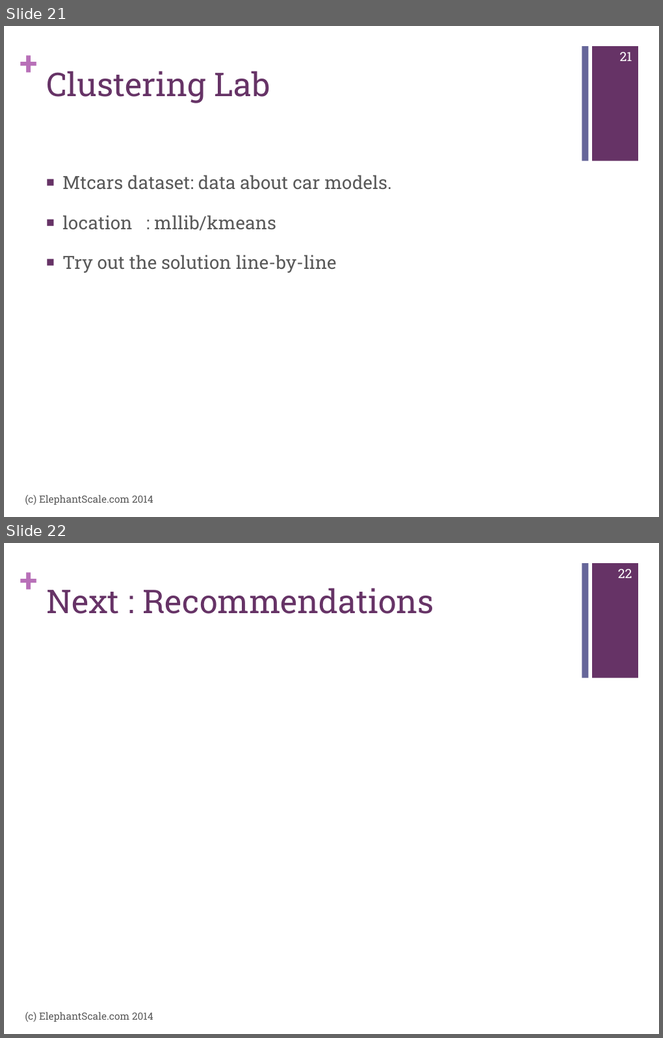
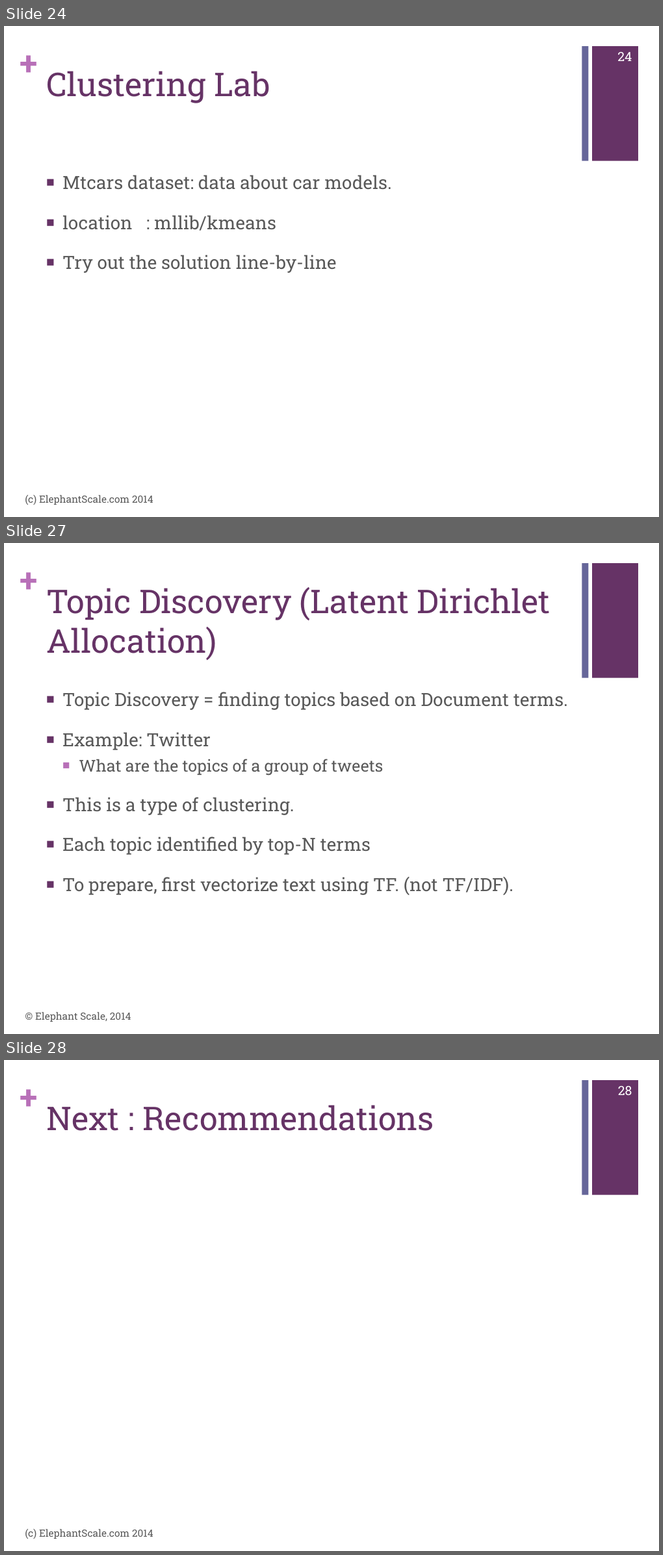
Before and after one commit to mattvinks/spark-labs, a slide deck: slides/MLLib.pptx. Shown one above the other, each under a label of ours: slides 21 and 22 before the commit, slides 24, 27 and 28 after it; the slides between them are not shown. The pictures are 663x1038 and 663x1555 pixels, drawn with LibreOffice and Linux fonts; fonts in the diff are those of the drawing. Boxes give left, top, right and bottom in pixels: in the first picture for what was removed or moved away, otherwise in the second. Text is boxed around its words. In the diff, an @@ line names an element or a change of style, - is before the commit and + after.

```diff
--- a/slides/MLLib.pptx
+++ b/slides/MLLib.pptx
@@ slide 27 added at (4,543,659,1034), background #FFFFFF; not listed: 3 template elements that a slide beside it also shows @@
@@ title added at (46,587,551,660), 36 pt, text #663366 @@
+Topic Discovery (Latent Dirichlet Allocation)
@@ text added at (62,692,568,895), 20 pt, text #595959 @@
+■ Topic Discovery = finding topics based on Document terms.
+■ Example: Twitter
+  ■ What are the topics of a group of tweets
+■ This is a type of clustering.
+■ Each topic identified by top-N terms
+■ To prepare, first vectorize text using TF. (not TF/IDF).
@@ text added at (35,1012,131,1022), 11 pt, text #595959 @@
+© Elephant Scale, 2014
@@ what was slide 21 is now slide 24 @@
@@ page number at (618,52,632,61): text changed @@
-21
+24
@@ what was slide 22 is now slide 28 @@
@@ page number at (618,1086,633,1095): text changed @@
-22
+28
```
Also in this commit, not shown: 1 slide changed, 5 other slides added.
